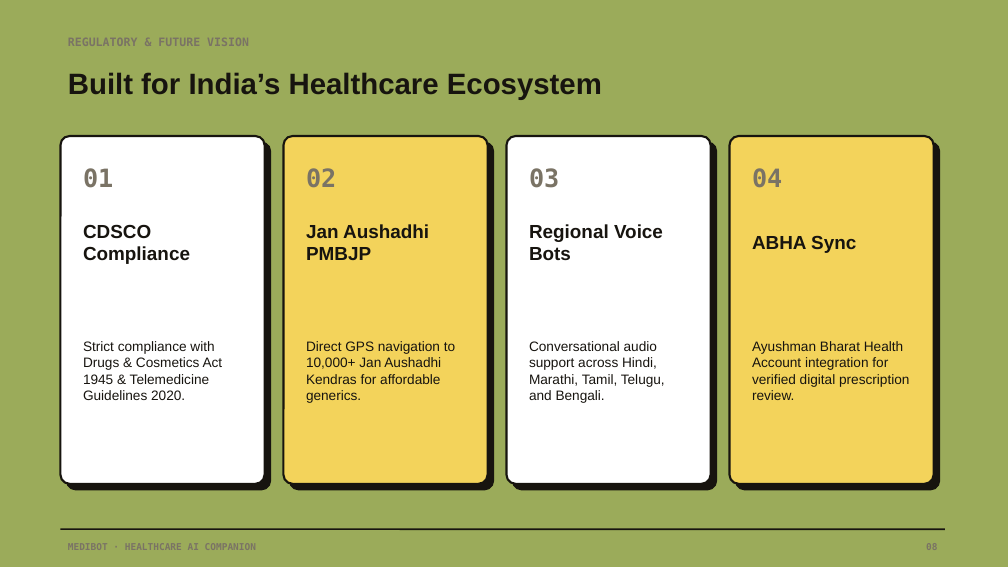
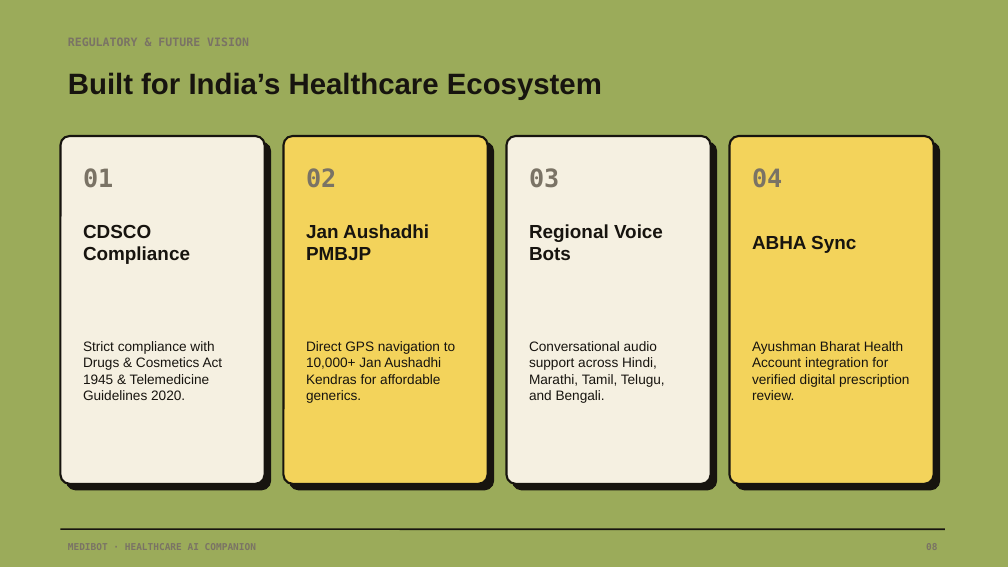
Before and after one commit to ronits2407/Medibot, a slide deck: slide 9 of MediBot-Hackathon-Deck.pptx. Drawn at 1008x567 pixels with LibreOffice and Linux fonts; fonts in the diff are those of the drawing. Boxes give left, top, right and bottom in pixels: in the first picture for what was removed or moved away, otherwise in the second. Text is boxed around its words. In the diff, an @@ line names an element or a change of style, - is before the commit and + after.

```diff
--- a/MediBot-Hackathon-Deck.pptx
+++ b/MediBot-Hackathon-Deck.pptx
@@ rounded rectangle at bbox=[60, 136, 265, 484]: fill #FFFFFF to #F5F0E1 @@
@@ rounded rectangle at bbox=[507, 136, 711, 484]: fill #FFFFFF to #F5F0E1 @@
```
Also in this commit, not shown: 7 other slides changed, 5 other files.
